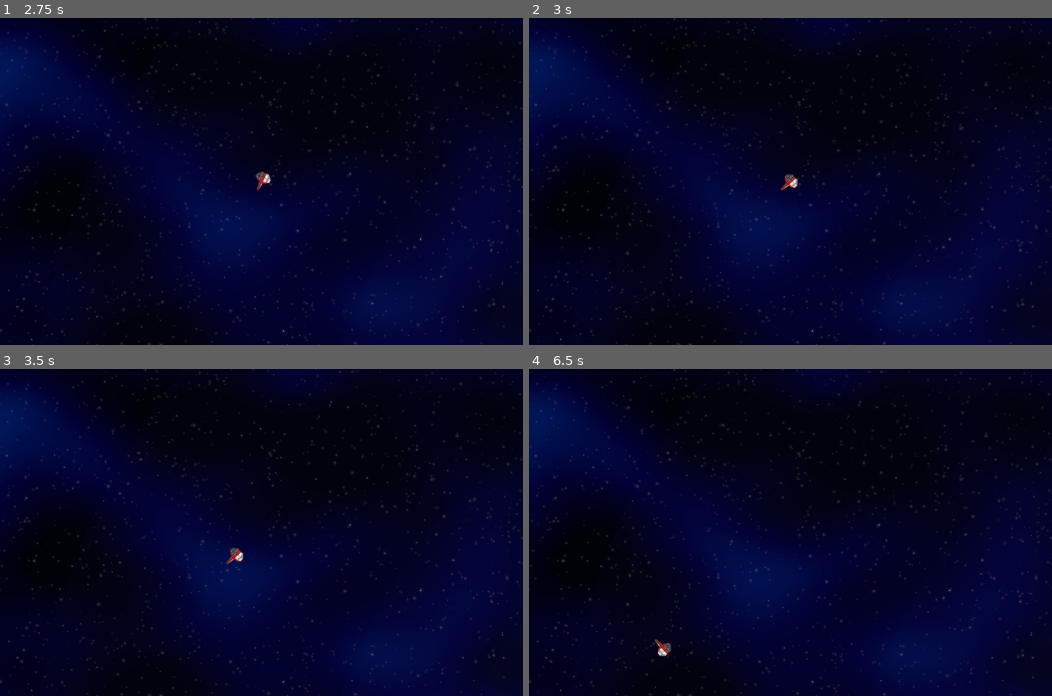
Above: before the commit, frames 1-4 (two rows, left to right).
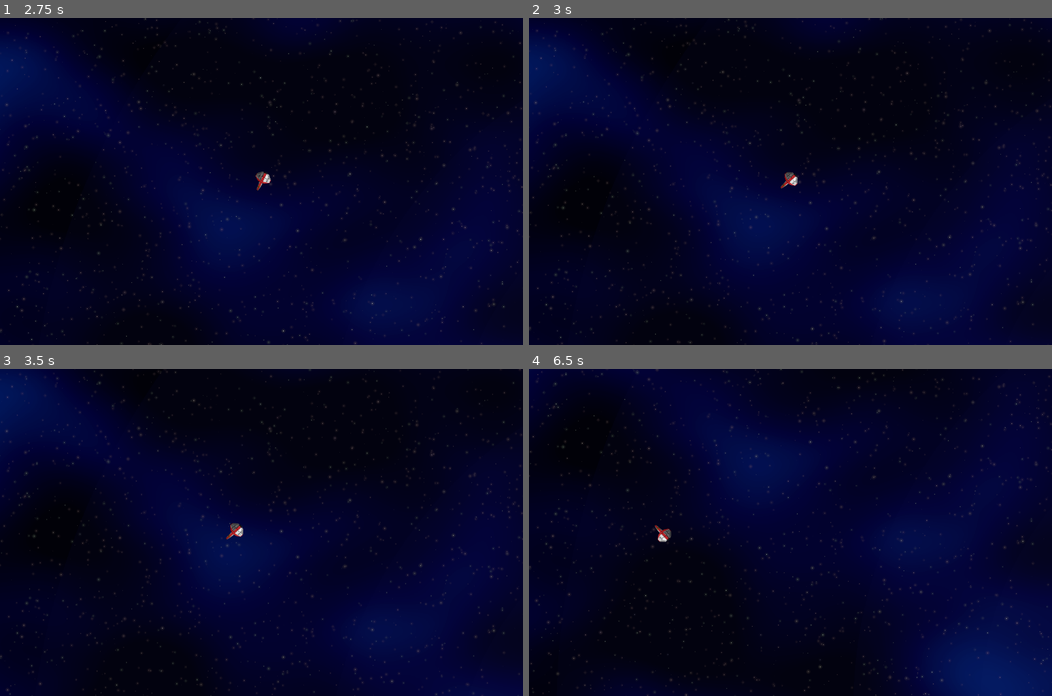
Above: after the commit, the same moments.

Repository: radioation/Godot_Rocks
Game: Godot game, scene res://Scenes/Main/main.tscn
The game is run twice, just before and just after one commit, with the same random seed, the same clock (stepped at 60 frames per second) and the same inputs.
Inputs:
- Up to frame 1 (2.75 s): tap Enter at 0.5 s; hold D (right) 0.53-1.28 s; hold Space (shoot) 0.53-1.28 s; hold Down (down_2nd) 1.28-2.03 s; tap Space (shoot) at 1.35, 2 s; hold D (right) from 2.03 s (still down); hold Space (shoot) from 2.03 s (still down)
- Up to frame 2 (3 s): release D (right) at 2.78 s; release Space (shoot) at 2.78 s; hold W (thrust) from 2.78 s (still down); tap Space (shoot) at 2.85 s
- Up to frame 3 (3.5 s): keep holding W (thrust)
- Up to frame 4 (6.5 s): release W (thrust) at 3.53 s; hold Space (shoot) 3.53-4.28 s; hold A (left) 3.53-5.03 s; tap Space (shoot) at 4.35, 5.85 s; hold Down (down_2nd) 5.03-5.78 s; hold Space (shoot) 5.03-5.78 s; hold D (right) from 5.78 s (still down)

Frame 1 is identical in both runs. In frame 2, 0.9% of the frame differs, in the area x 0-100%, y 0-100%; in frame 3, 1.7%; in frame 4, 41%.

Commit message:
camera for overhead scrolling.

Diff:
--- a/GodotRocks/Scenes/Player/player.tscn
+++ b/GodotRocks/Scenes/Player/player.tscn
@@ -15,3 +15,9 @@
 
 [node name="CollisionShape2D" type="CollisionShape2D" parent="."]
 shape = SubResource("CircleShape2D_uvnfx")
+
+[node name="Camera2D" type="Camera2D" parent="."]
+limit_left = 0
+limit_top = 0
+limit_right = 2560
+limit_bottom = 1600
